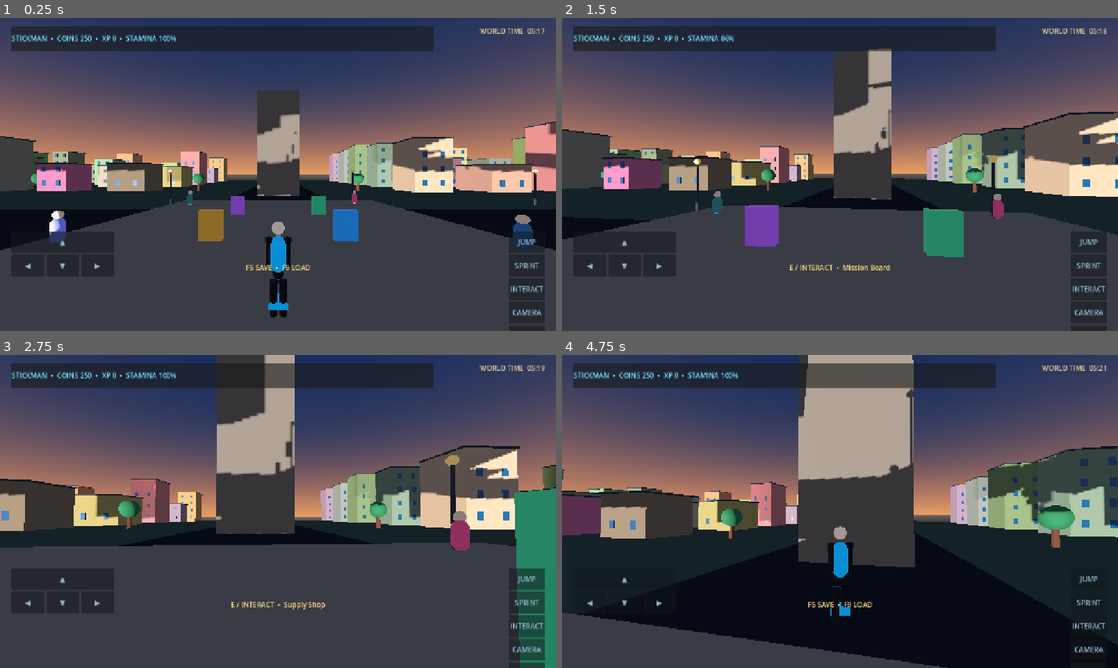
Above: before the commit, frames 1-4 (two rows, left to right).
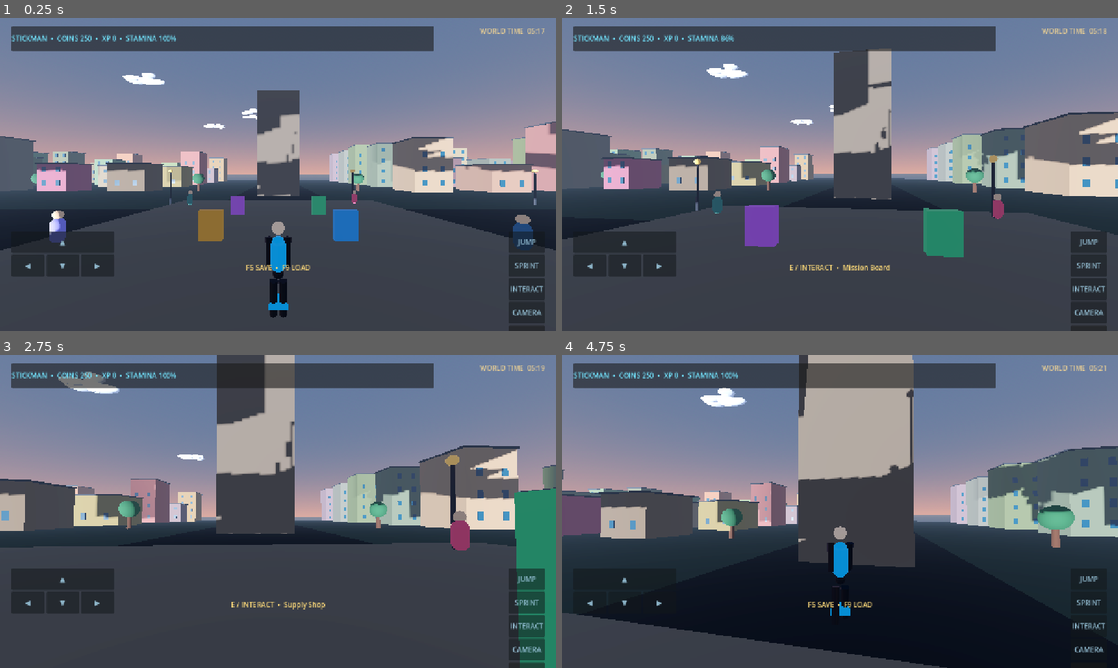
Above: after the commit, the same moments.

Repository: arezosaleh040-wq/Stickman
Game: Godot game, scene res://scenes/main.tscn
Two runs of this game, one before a commit and one after it. Both use one fixed random seed, a clock stepped at 60 frames per second and the inputs below.
Inputs (mouse positions are in pixels of both pictures, inside the frame that each line leads up to):
- Up to frame 1 (0.25 s): no input
- Up to frame 2 (1.5 s): tap Enter at 0.5 s; move the mouse to (867, 174) at 0.52 s; hold Shift (sprint) 0.53-1.28 s; hold W (move_forward) from 0.53 s (still down); click (867, 174) at 0.67 s; tap Space (jump) at 0.77 s; move the mouse to (812, 174) at 1.27 s; tap V at 1.35 s
- Up to frame 3 (2.75 s): keep holding W (move_forward); tap Space (jump) at 1.52 s; move the mouse to (289, 505) at 2.02 s; tap E at 2.1 s
- Up to frame 4 (4.75 s): keep holding W (move_forward); move the mouse to (834, 517) at 2.77 s; tap Shift (sprint) at 2.85 s; click (834, 517) at 2.92 s; tap Space (jump) at 3.02, 3.77, 4.52 s; move the mouse to (878, 514) at 3.52 s; tap V at 3.6 s; move the mouse to (795, 508) at 4.27 s; tap E at 4.35 s

The runs differ from the first frame. In frame 1, 59% of the frame differs, in the area x 0-100%, y 0-71%; in frame 2, 51%; in frame 3, 43%; in frame 4, 47%.

Commit message:
Add moving 3D cloud layers and cinematic atmosphere

Diff:
--- a/scripts/world.gd
+++ b/scripts/world.gd
@@ -5,9 +5,11 @@
 var day_clock := 0.22
 var sun: DirectionalLight3D
 var clock_label: Label
+var cloud_layers: Array[Node3D] = []
 
 func _ready() -> void:
 	_create_environment()
+	_create_cloud_layers()
 	_create_ground()
 	_create_roads()
 	_create_city_decor()
@@ -21,6 +23,10 @@
 
 func _process(delta: float) -> void:
 	day_clock = fposmod(day_clock + delta * 0.0007, 1.0)
+	for cloud in cloud_layers:
+		cloud.position.x += delta * float(cloud.get_meta("drift_speed", 0.7))
+		if cloud.position.x > 145.0:
+			cloud.position.x = -145.0
 	if sun:
 		var angle := day_clock * TAU
 		sun.rotation_degrees.x = -rad_to_deg(angle) + 90.0
@@ -45,7 +51,15 @@
 	environment.ambient_light_color = Color(0.68, 0.75, 0.92)
 	environment.ambient_light_energy = 0.62
 	environment.tonemap_mode = Environment.TONE_MAPPER_FILMIC
+	environment.glow_enabled = true
+	environment.glow_intensity = 0.32
+	environment.glow_strength = 0.72
+	environment.fog_enabled = true
+	environment.fog_light_color = Color(0.55, 0.64, 0.78)
+	environment.fog_density = 0.0014
+	environment.fog_sky_affect = 0.28
 	world_env.environment = environment
+	world_env.add_to_group("world_environment")
 	add_child(world_env)
 	sun = DirectionalLight3D.new()
 	sun.name = "DynamicSun"
@@ -54,6 +68,37 @@
 	sun.shadow_enabled = true
 	sun.directional_shadow_max_distance = 65.0
 	add_child(sun)
+
+
+func _create_cloud_layers() -> void:
+	var rng := RandomNumberGenerator.new()
+	rng.seed = 881204
+	var cloud_material := StandardMaterial3D.new()
+	cloud_material.albedo_color = Color(0.91, 0.94, 1.0, 0.84)
+	cloud_material.roughness = 1.0
+	cloud_material.transparency = BaseMaterial3D.TRANSPARENCY_ALPHA
+	cloud_material.shading_mode = BaseMaterial3D.SHADING_MODE_PER_PIXEL
+	for cloud_index in range(12):
+		var cloud := Node3D.new()
+		cloud.name = "DynamicCloud_%02d" % cloud_index
+		cloud.position = Vector3(rng.randf_range(-135.0, 135.0), rng.randf_range(34.0, 48.0), rng.randf_range(-125.0, 125.0))
+		cloud.set_meta("drift_speed", rng.randf_range(0.35, 0.95))
+		cloud.add_to_group("world_clouds")
+		if cloud_index >= 6:
+			cloud.add_to_group("world_clouds_cinematic")
+		add_child(cloud)
+		cloud_layers.append(cloud)
+		var puff_count := rng.randi_range(6, 10)
+		for puff_index in range(puff_count):
+			var puff := MeshInstance3D.new()
+			var puff_mesh := SphereMesh.new()
+			puff_mesh.radius = 1.0
+			puff_mesh.height = 1.7
+			puff.mesh = puff_mesh
+			puff.position = Vector3(rng.randf_range(-5.0, 5.0), rng.randf_range(-0.65, 0.65), rng.randf_range(-2.4, 2.4))
+			puff.scale = Vector3(rng.randf_range(2.1, 4.0), rng.randf_range(0.55, 1.05), rng.randf_range(1.7, 3.1))
+			puff.material_override = cloud_material
+			cloud.add_child(puff)
 
 func _create_ground() -> void:
 	var ground := StaticBody3D.new()
